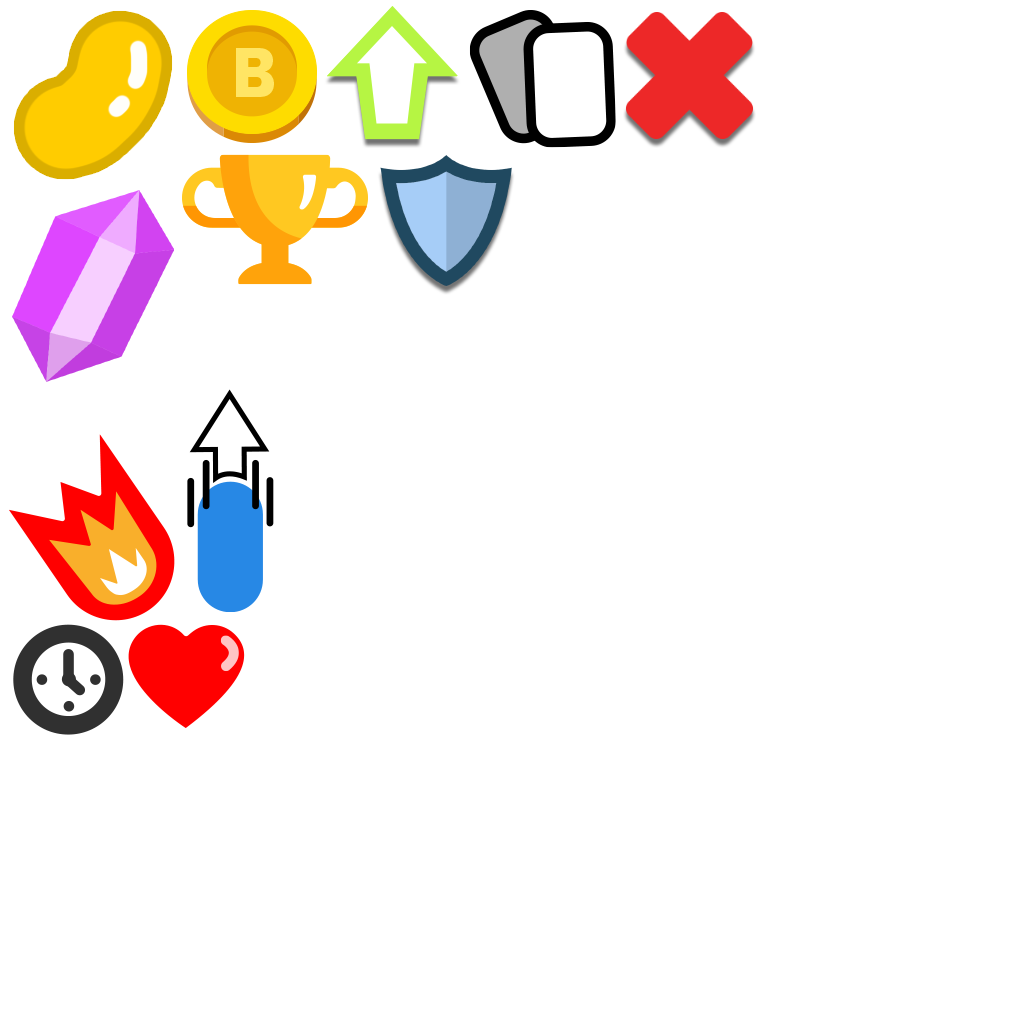
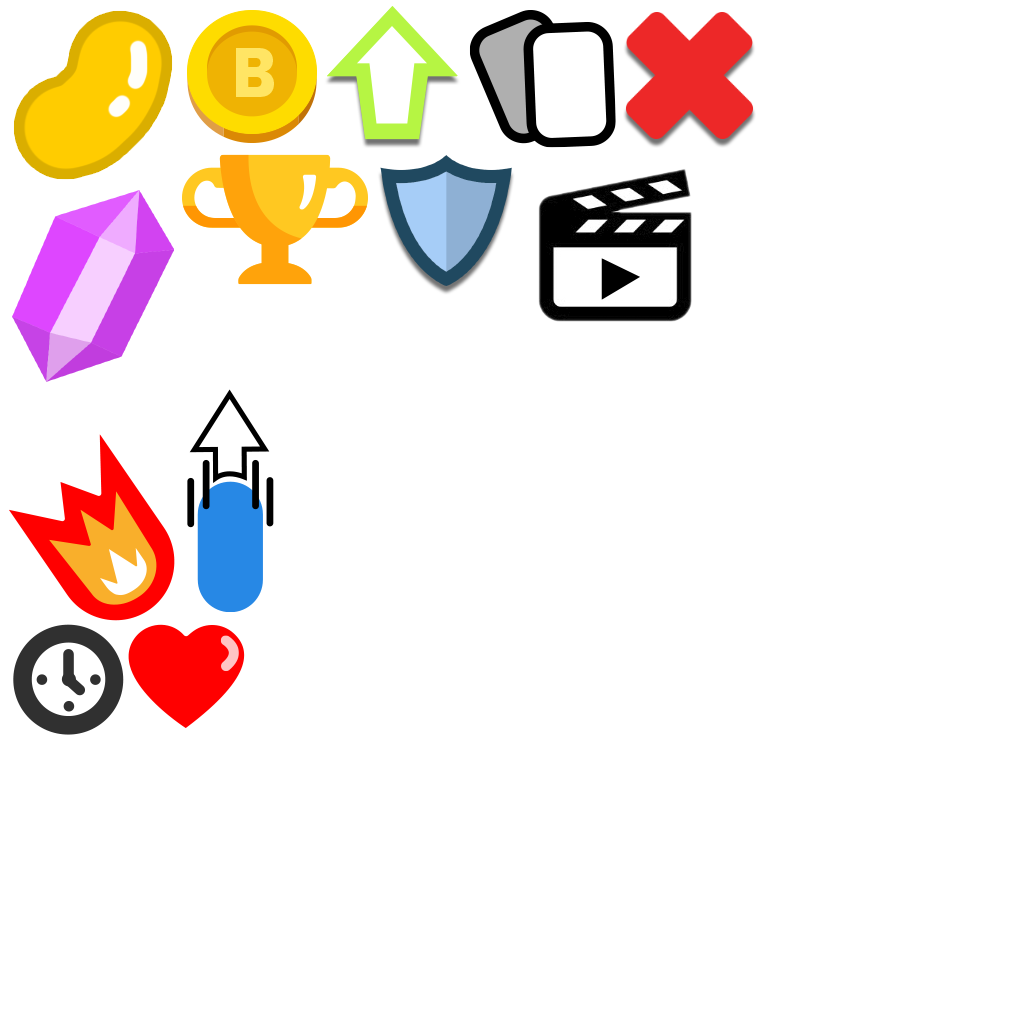
Layer changes from the first (1024, 1024) image to the second:
added layer "Layer 16" above "Layer 15" over [538, 169, 692, 322]
